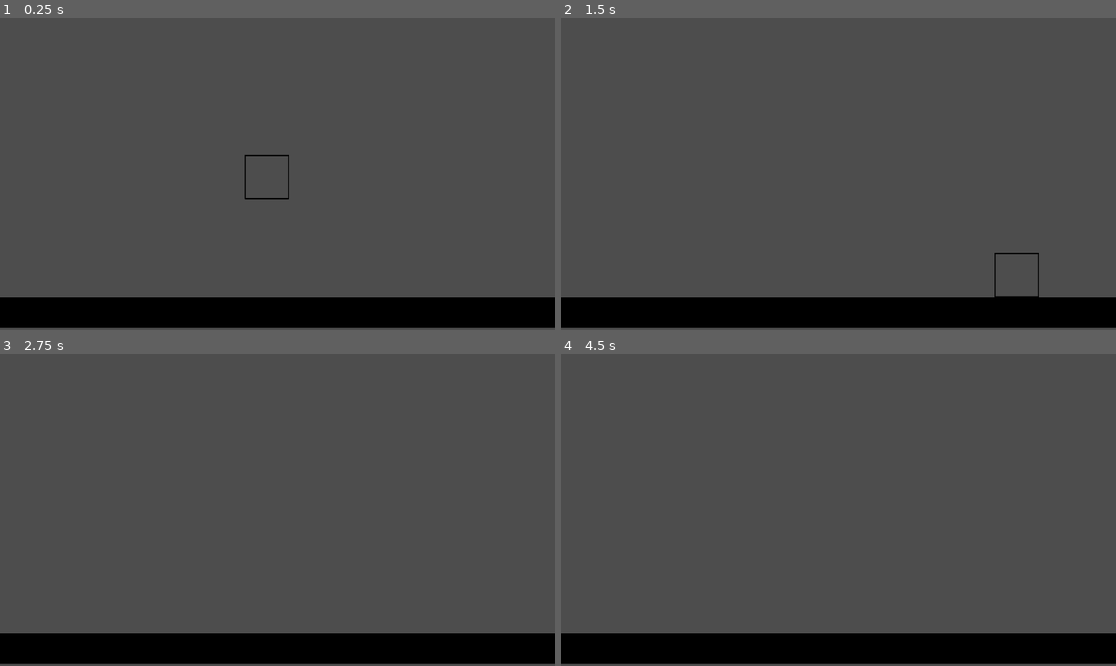
Above: before the commit, frames 1-4 (two rows, left to right).
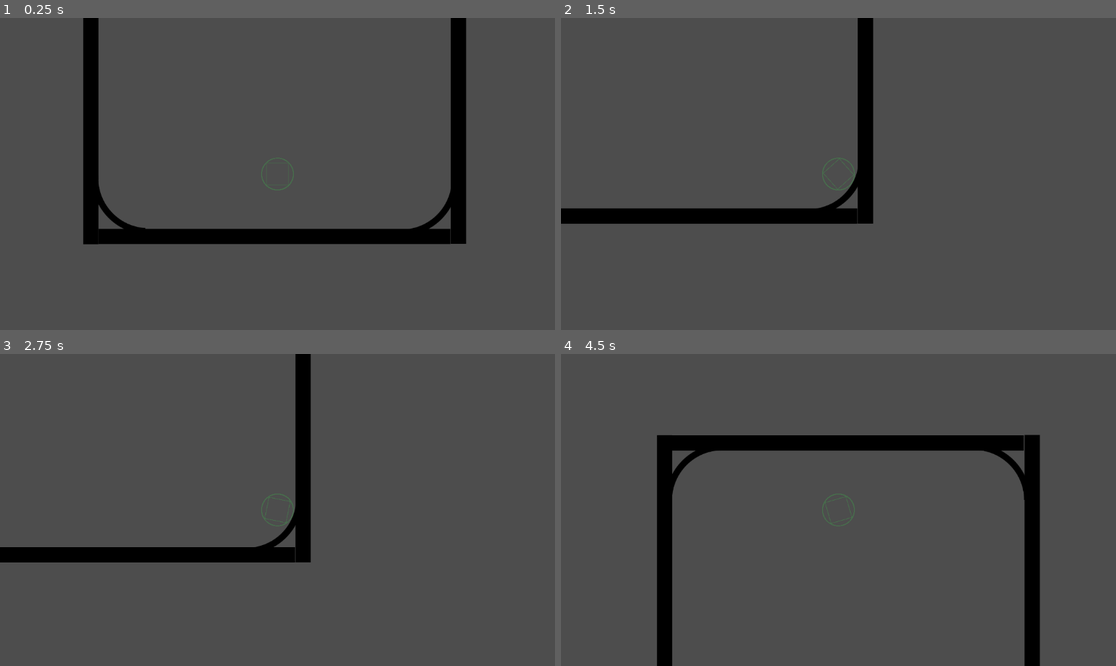
Above: after the commit, the same moments.

Repository: ZiaByers/GravityGame
Game: Godot game, scene res://scenes/levels/level.tscn
The game is run twice, just before and just after one commit, with the same random seed, the same clock (stepped at 60 frames per second) and the same inputs.
Inputs:
- Up to frame 1 (0.25 s): no input
- Up to frame 2 (1.5 s): hold Right (ui_right) 0.53-1.28 s; hold Down (ui_down) from 1.28 s (still down)
- Up to frame 3 (2.75 s): release Down (ui_down) at 2.03 s; hold Right (ui_right) from 2.03 s (still down)
- Up to frame 4 (4.5 s): release Right (ui_right) at 2.78 s; hold Up (ui_up) 2.78-3.53 s; hold Left (ui_left) from 3.53 s (still down)

The runs differ from the first frame. In frame 1, 18% of the frame differs, in the area x 0-100%, y 0-100%; in frame 2, 15%; in frame 3, 14%; in frame 4, 16%.

Commit message:
gravity switching engaged (plus new sprite, curved platform)

Diff:
--- /dev/null
+++ b/Ramp.gd
@@ -0,0 +1,6 @@
+extends StaticBody2D
+
+
+# Called when the node enters the scene tree for the first time.
+func _ready():
+	$CollisionPolygon2D.polygon = $Path2D.curve.tessellate()
--- a/scenes/gravity_field.gd
+++ b/scenes/gravity_field.gd
@@ -1,6 +1,19 @@
 extends Area2D
+
+signal grav_change(direction)
+
+func grav_input():
+	for x in ["ui_left", "ui_right", "ui_down", "ui_up"]:
+		if Input.is_action_just_pressed(x):
+			grav_change.emit(x)
+
 
 
 # Called when the node enters the scene tree for the first time.
 func _ready():
-	gravity_space_override = 4
+	gravity = 1860
+	gravity_space_override = SPACE_OVERRIDE_REPLACE
+
+
+func _process(_delta):
+	grav_input()
--- a/scenes/levels/level.gd
+++ b/scenes/levels/level.gd
@@ -2,4 +2,19 @@
 
 # Called every frame. 'delta' is the elapsed time since the previous frame.
 func _process(_delta):
-	$"Gravity Field".gravity_direction = Input.get_vector("ui_left", "ui_right", "ui_up", "ui_down")
+	pass#$"Gravity Field".gravity_direction = Input.get_vector("ui_left", "ui_right", "ui_up", "ui_down")
+
+
+func _on_gravity_field_grav_change(input):
+	var direction: Vector2
+	match input:
+		"ui_left":
+			direction = Vector2(-1, 0)
+		"ui_right":
+			direction = Vector2(1, 0)
+		"ui_up":
+			direction = Vector2(0, -1)
+		"ui_down":
+			direction = Vector2(0, 1)
+
+	$"Gravity Field".gravity_direction = direction
--- a/scenes/levels/level.tscn
+++ b/scenes/levels/level.tscn
@@ -1,18 +1,52 @@
-[gd_scene load_steps=5 format=3 uid="uid://dynydsdk6i2lj"]
+[gd_scene load_steps=6 format=3 uid="uid://dynydsdk6i2lj"]
 
 [ext_resource type="Script" path="res://scenes/levels/level.gd" id="1_j53r1"]
 [ext_resource type="PackedScene" uid="uid://dn56l4ua8orty" path="res://scenes/player/player.tscn" id="1_wnrqu"]
 [ext_resource type="PackedScene" uid="uid://nowr724u1xj2" path="res://scenes/platforms/platform.tscn" id="2_ije4x"]
 [ext_resource type="PackedScene" uid="uid://brjt5w0kmp2p4" path="res://scenes/gravity_field.tscn" id="3_60wil"]
+[ext_resource type="PackedScene" uid="uid://bfv2l8m2kjlrj" path="res://scenes/platforms/ramp.tscn" id="5_qecrm"]
 
 [node name="Level" type="Node2D"]
 script = ExtResource("1_j53r1")
 
 [node name="Player" parent="." instance=ExtResource("1_wnrqu")]
 position = Vector2(554, 302)
-script = null
 
 [node name="Platform" parent="." instance=ExtResource("2_ije4x")]
 position = Vector2(542, 612)
 
 [node name="Gravity Field" parent="." instance=ExtResource("3_60wil")]
+visible = false
+
+[node name="Platform2" parent="." instance=ExtResource("2_ije4x")]
+position = Vector2(540, -784)
+
+[node name="Platform3" parent="." instance=ExtResource("2_ije4x")]
+position = Vector2(-221, -86)
+rotation = 1.5708
+
+[node name="Platform4" parent="." instance=ExtResource("2_ije4x")]
+position = Vector2(1305, -87)
+rotation = 1.5708
+
+[node name="Ramp" parent="." instance=ExtResource("5_qecrm")]
+position = Vector2(1201, 475)
+rotation = 1.43589
+scale = Vector2(1.3, 1.3)
+
+[node name="Ramp2" parent="." instance=ExtResource("5_qecrm")]
+position = Vector2(-100, -662)
+rotation = -1.57877
+scale = Vector2(1.3, 1.3)
+
+[node name="Ramp3" parent="." instance=ExtResource("5_qecrm")]
+position = Vector2(1180, -665)
+rotation = -0.00467968
+scale = Vector2(1.3, 1.3)
+
+[node name="Ramp4" parent="." instance=ExtResource("5_qecrm")]
+position = Vector2(-106, 479)
+rotation = 3.20299
+scale = Vector2(1.3, 1.3)
+
+[connection signal="grav_change" from="Gravity Field" to="." method="_on_gravity_field_grav_change"]
--- a/scenes/platforms/platform.tscn
+++ b/scenes/platforms/platform.tscn
@@ -1,11 +1,14 @@
-[gd_scene load_steps=3 format=3 uid="uid://nowr724u1xj2"]
+[gd_scene load_steps=4 format=3 uid="uid://nowr724u1xj2"]
 
 [ext_resource type="Texture2D" uid="uid://cjxlh8kgh7eec" path="res://line.png" id="1_e3vac"]
+
+[sub_resource type="PhysicsMaterial" id="PhysicsMaterial_144rx"]
 
 [sub_resource type="RectangleShape2D" id="RectangleShape2D_kvael"]
 size = Vector2(1461, 64)
 
 [node name="Platform" type="StaticBody2D"]
+physics_material_override = SubResource("PhysicsMaterial_144rx")
 
 [node name="Sprite2D" type="Sprite2D" parent="."]
 position = Vector2(6, 6)
--- /dev/null
+++ b/scenes/platforms/ramp.tscn
@@ -0,0 +1,22 @@
+[gd_scene load_steps=4 format=3 uid="uid://bfv2l8m2kjlrj"]
+
+[ext_resource type="Script" path="res://Ramp.gd" id="1_e30j4"]
+[ext_resource type="Texture2D" uid="uid://22cyedykq1vp" path="res://arc.png" id="2_txcy1"]
+
+[sub_resource type="Curve2D" id="Curve2D_v6cok"]
+_data = {
+"points": PackedVector2Array(0, 0, 0, 0, -90, -70, 0, 0, 0, 0, -70, -69, 0, 0, 0, 0, -57, -67, 0, 0, 0, 0, -46, -64, 0, 0, 0, 0, -34, -59, 0, 0, 0, 0, -19, -53, 0, 0, 0, 0, -7, -46, 0, 0, 0, 0, 6, -39, 0, 0, 0, 0, 18, -28, 0, 0, 0, 0, 29, -16, 0, 0, 0, 0, 39, -5, 0, 0, 0, 0, 46, 5, 0, 0, 0, 0, 53, 19, 0, 0, 0, 0, 57, 26, 0, 0, 0, 0, 62, 39, 0, 0, 0, 0, 65, 52, 0, 0, 0, 0, 68, 65, 0, 0, 0, 0, 70, 82, 0, 0, 0, 0, 70, 90, 0, 0, 0, 0, 89, 90, 0, 0, 0, 0, 90, 75, 0, 0, 0, 0, 87, 54, 0, 0, 0, 0, 83, 39, 0, 0, 0, 0, 78, 24, 0, 0, 0, 0, 71, 8, 0, 0, 0, 0, 61, -8, 0, 0, 0, 0, 54, -18, 0, 0, 0, 0, 46, -28, 0, 0, 0, 0, 38, -36, 0, 0, 0, 0, 31, -43, 0, 0, 0, 0, 23, -51, 0, 0, 0, 0, 13, -58, 0, 0, 0, 0, 2, -65, 0, 0, 0, 0, -9, -71, 0, 0, 0, 0, -19, -75, 0, 0, 0, 0, -29, -79, 0, 0, 0, 0, -43, -84, 0, 0, 0, 0, -54, -87, 0, 0, 0, 0, -65, -89, 0, 0, 0, 0, -76, -89, 0, 0, 0, 0, -84, -90, 0, 0, 0, 0, -90, -90, 0, 0, 0, 0, -90, -70)
+}
+point_count = 43
+
+[node name="Ramp" type="StaticBody2D"]
+script = ExtResource("1_e30j4")
+
+[node name="CollisionPolygon2D" type="CollisionPolygon2D" parent="."]
+build_mode = 1
+
+[node name="Sprite2D" type="Sprite2D" parent="."]
+texture = ExtResource("2_txcy1")
+
+[node name="Path2D" type="Path2D" parent="."]
+curve = SubResource("Curve2D_v6cok")
--- /dev/null
+++ b/scenes/player/player.gd
@@ -0,0 +1,6 @@
+extends RigidBody2D
+
+
+# Called when the node enters the scene tree for the first time.
+func _process(_delta):
+	sleeping = false
--- a/scenes/player/player.tscn
+++ b/scenes/player/player.tscn
@@ -1,24 +1,24 @@
 [gd_scene load_steps=5 format=3 uid="uid://dn56l4ua8orty"]
 
-[ext_resource type="Texture2D" uid="uid://bey8qj8ip0w2k" path="res://square.png" id="1_f0nni"]
+[ext_resource type="Script" path="res://scenes/player/player.gd" id="1_63fyf"]
+[ext_resource type="Texture2D" uid="uid://b7dwflx2erwjf" path="res://cirsquare.png" id="2_jic1r"]
 
 [sub_resource type="PhysicsMaterial" id="PhysicsMaterial_0lw4d"]
-friction = 0.0
+bounce = 0.18
 
-[sub_resource type="GDScript" id="GDScript_l4tmo"]
-script/source = "extends RigidBody2D
-"
-
-[sub_resource type="RectangleShape2D" id="RectangleShape2D_7wr2s"]
-size = Vector2(92, 92)
+[sub_resource type="CircleShape2D" id="CircleShape2D_m30dq"]
+radius = 68.0661
 
 [node name="Player" type="RigidBody2D"]
 physics_material_override = SubResource("PhysicsMaterial_0lw4d")
-script = SubResource("GDScript_l4tmo")
+script = ExtResource("1_63fyf")
 
 [node name="Sprite2D" type="Sprite2D" parent="."]
 scale = Vector2(0.15, 0.15)
-texture = ExtResource("1_f0nni")
+texture = ExtResource("2_jic1r")
 
 [node name="CollisionShape2D" type="CollisionShape2D" parent="."]
-shape = SubResource("RectangleShape2D_7wr2s")
+shape = SubResource("CircleShape2D_m30dq")
+
+[node name="Camera2D" type="Camera2D" parent="."]
+zoom = Vector2(0.5, 0.5)
Binary file added: arc.png
Not shown, added: arc.png.import
Binary file added: cirsquare.png
Not shown, added: cirsquare.png.import
Not shown, added: cirsquare.xcf
